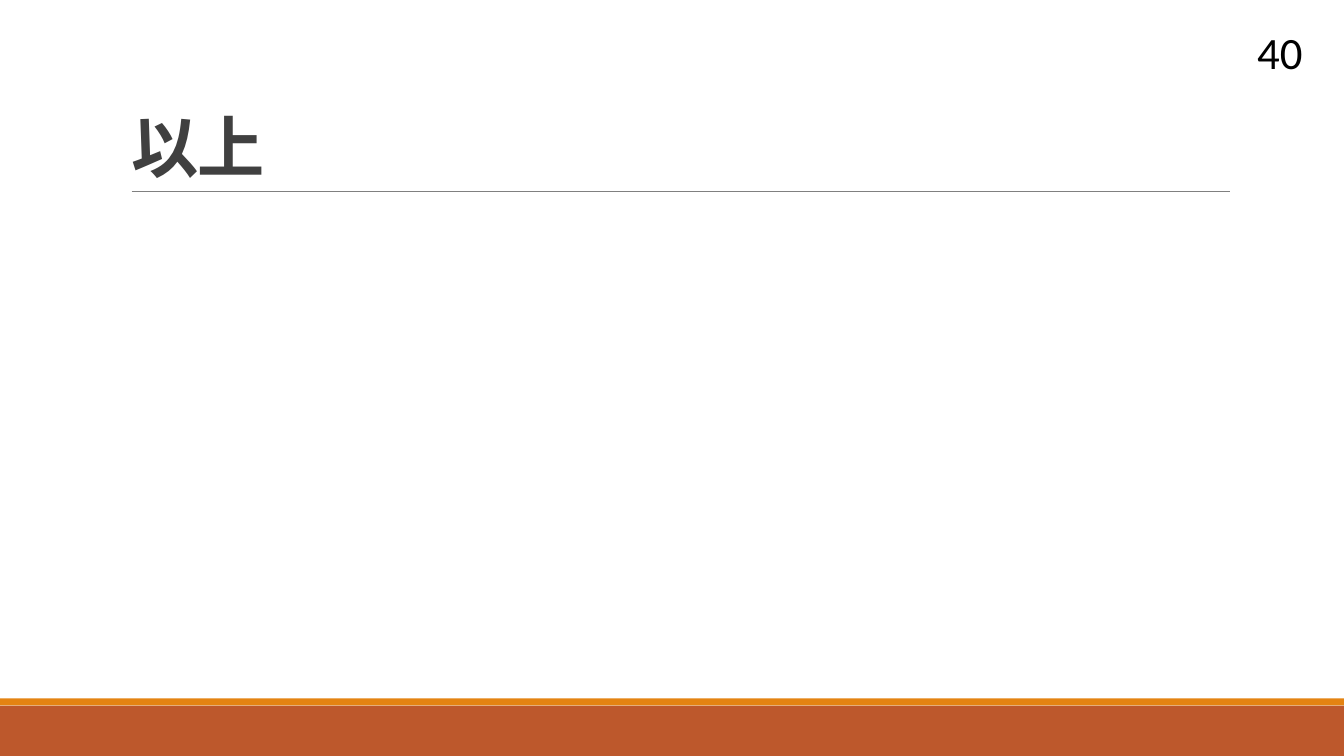
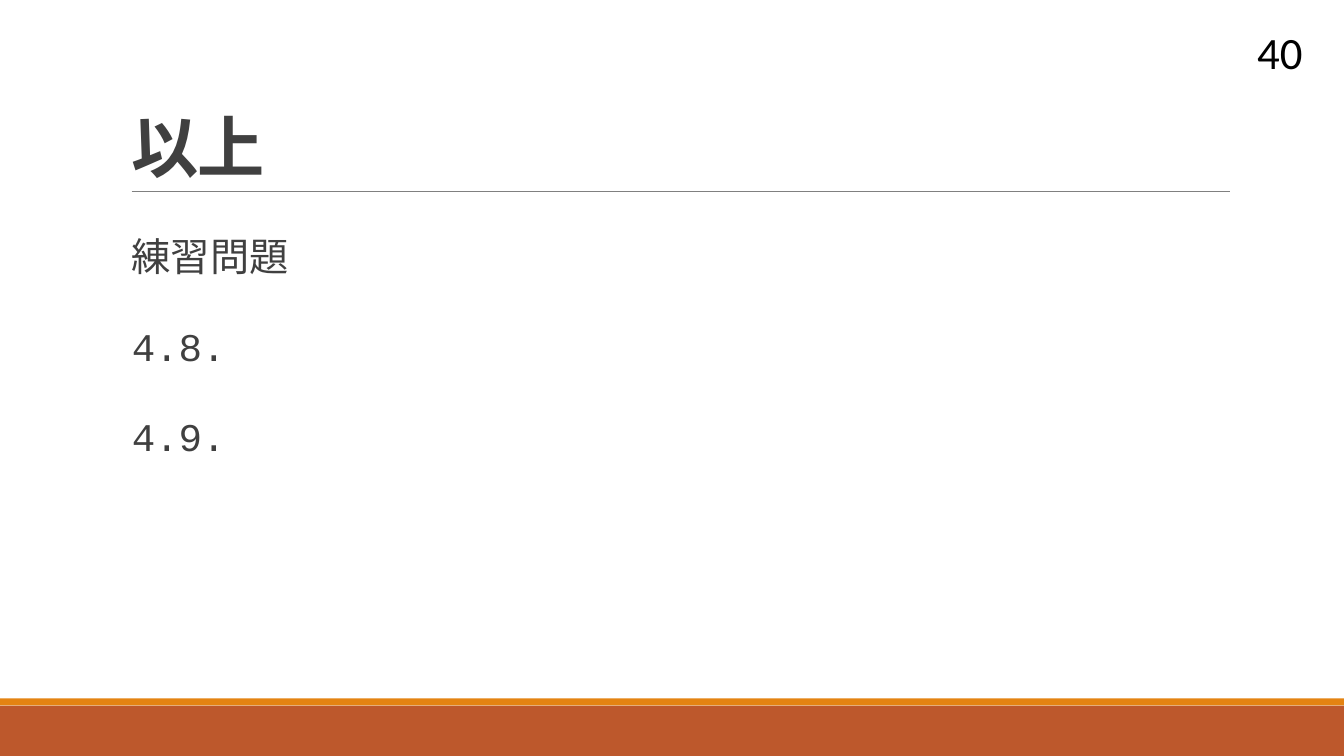
Before and after one commit to navy1634/Teach, a slide deck: slide 40 of 20230711/unit03.pptx. Drawn at 1344x756 pixels with LibreOffice and Linux fonts; fonts in the diff are those of the drawing. Boxes give left, top, right and bottom in pixels: in the first picture for what was removed or moved away, otherwise in the second. Text is boxed around its words. In the diff, an @@ line names an element or a change of style, - is before the commit and + after.

```diff
--- a/20230711/unit03.pptx
+++ b/20230711/unit03.pptx
@@ text added at (x1=132, y1=238, x2=289, y2=452), 28 pt, text #404040 @@
+  練習問題
+  4.8.
+  4.9.
```
Also in this commit, not shown: 8 other slides changed, 1 slide removed, 1 other file.
